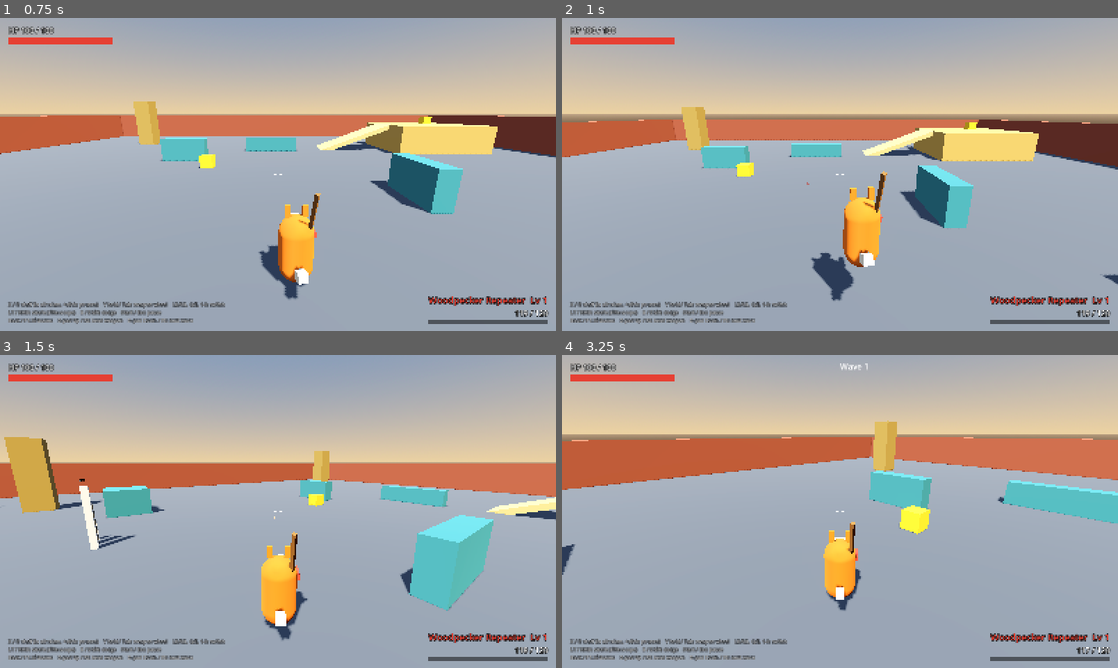
Above: before the commit, frames 1-4 (two rows, left to right).
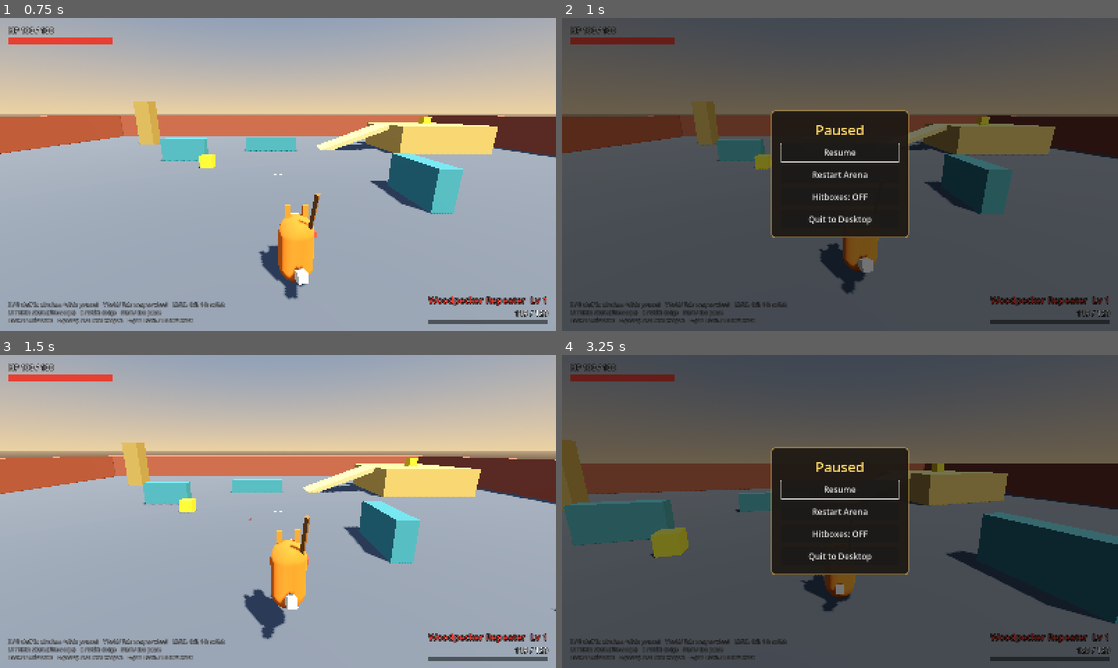
Above: after the commit, the same moments.

Repository: ArcticGizmo/project-fox
Game: Godot game, scene res://scenes/main.tscn
Two runs of this game, one before a commit and one after it. Both use one fixed random seed, a clock stepped at 60 frames per second and the inputs below.
Inputs (mouse positions are in pixels of both pictures, inside the frame that each line leads up to):
- Up to frame 1 (0.75 s): tap Enter (ui_accept) at 0.5, 0.6 s; move the mouse to (400, 158) at 0.52 s; hold D (move_right) from 0.53 s (still down); click (400, 158) at 0.67 s
- Up to frame 2 (1 s): keep holding D (move_right); tap Space (jump) at 0.77 s; tap P at 0.8 s
- Up to frame 3 (1.5 s): release D (move_right) at 1.25 s; click (278, 489) at 1.25 s, where only the run after the commit has a clickable "Resume"
- Up to frame 4 (3.25 s): move the mouse to (812, 511) at 2.02 s; hold W (move_forward) from 2.03 s (still down); tap P at 2.1, 3.05 s; click (812, 511) at 2.17 s; tap Space (jump) at 2.27 s; tap Enter (ui_accept) at 2.3 s; move the mouse to (851, 505) at 2.77 s; tap Shift (dodge) at 2.85 s; click (851, 505) at 2.92 s

Frame 1 is identical in both runs. In frame 2, 100% of the frame differs, in the area x 0-100%, y 0-100%; in frame 3, 22%; in frame 4, 100%.

Commit message:
Add a pause menu with restart
Start (controller), Esc or P: pauses the scene tree, dims the game and
frees the mouse. Buttons: Resume, Restart Arena, Hitboxes ON/OFF, Quit to
Desktop. Resume has focus on open so A resumes immediately; B / Esc also
closes it. Restart reloads the arena with normal time and no pause.

Esc now pauses instead of only releasing the mouse (pausing releases it,
resuming restores it). UI navigation gains left stick, D-pad, A and B
bindings on top of Godot's defaults so menus work on a controller.

test.ps1 retries the headless editor scan up to three times; one scan
does not always register a new class_name before exiting.

Co-Authored-By: Claude Opus 5.5 <noreply@anthropic.com>

Diff:
--- a/scripts/autoload/input_setup.gd
+++ b/scripts/autoload/input_setup.gd
@@ -31,12 +31,14 @@
 	_add_button(&"weapon_wheel", [JOY_BUTTON_Y], [KEY_TAB])
 	for i: int in 8:
 		_add_button(StringName("weapon_slot_%d" % (i + 1)), [], [KEY_1 + i])
-	_add_button(&"release_mouse", [], [KEY_ESCAPE])
+	_add_button(&"pause", [JOY_BUTTON_START], [KEY_ESCAPE, KEY_P])
 
 	# Debug.
 	_add_button(&"debug_toggle_boxes", [JOY_BUTTON_BACK], [KEY_F1])
 	_add_button(&"debug_give_xp", [JOY_BUTTON_DPAD_UP], [KEY_F2])
 	_add_button(&"debug_next_wave", [JOY_BUTTON_DPAD_DOWN], [KEY_F3])
+
+	_extend_ui_navigation()
 
 
 func _add_axis(action: StringName, axis: JoyAxis, direction: float, keys: Array[int] = [], mouse_buttons: Array[int] = [], deadzone: float = STICK_DEADZONE) -> void:
@@ -74,3 +76,33 @@
 	else:
 		InputMap.add_action(action, deadzone)
 	InputMap.action_set_deadzone(action, deadzone)
+
+
+## Make sure menus work with a controller: D-pad and left stick to move,
+## A to accept, B to go back. Adds to Godot's defaults rather than replacing.
+func _extend_ui_navigation() -> void:
+	_ensure_joy_axis(&"ui_up", JOY_AXIS_LEFT_Y, -1.0)
+	_ensure_joy_axis(&"ui_down", JOY_AXIS_LEFT_Y, 1.0)
+	_ensure_joy_axis(&"ui_left", JOY_AXIS_LEFT_X, -1.0)
+	_ensure_joy_axis(&"ui_right", JOY_AXIS_LEFT_X, 1.0)
+	_ensure_joy_button(&"ui_up", JOY_BUTTON_DPAD_UP)
+	_ensure_joy_button(&"ui_down", JOY_BUTTON_DPAD_DOWN)
+	_ensure_joy_button(&"ui_left", JOY_BUTTON_DPAD_LEFT)
+	_ensure_joy_button(&"ui_right", JOY_BUTTON_DPAD_RIGHT)
+	_ensure_joy_button(&"ui_accept", JOY_BUTTON_A)
+	_ensure_joy_button(&"ui_cancel", JOY_BUTTON_B)
+
+
+func _ensure_joy_axis(action: StringName, axis: JoyAxis, direction: float) -> void:
+	var ev := InputEventJoypadMotion.new()
+	ev.axis = axis
+	ev.axis_value = direction
+	if not InputMap.action_has_event(action, ev):
+		InputMap.action_add_event(action, ev)
+
+
+func _ensure_joy_button(action: StringName, button: JoyButton) -> void:
+	var ev := InputEventJoypadButton.new()
+	ev.button_index = button
+	if not InputMap.action_has_event(action, ev):
+		InputMap.action_add_event(action, ev)
--- a/scripts/player/player.gd
+++ b/scripts/player/player.gd
@@ -200,8 +200,6 @@
 		device.add_mouse_motion((event as InputEventMouseMotion).relative)
 	elif event is InputEventMouseButton and (event as InputEventMouseButton).pressed and Input.mouse_mode != Input.MOUSE_MODE_CAPTURED:
 		Input.mouse_mode = Input.MOUSE_MODE_CAPTURED
-	elif event.is_action_pressed(&"release_mouse"):
-		Input.mouse_mode = Input.MOUSE_MODE_VISIBLE
 
 
 func _physics_process(delta: float) -> void:
--- /dev/null
+++ b/scripts/ui/pause_menu.gd
@@ -0,0 +1,115 @@
+class_name PauseMenu
+extends CanvasLayer
+## Pause menu (Start / Esc / P). Pauses the scene tree and frees the mouse.
+## Navigable with D-pad/left stick + A/B, keyboard, or mouse.
+## Restart is a signal so the owning scene decides how to reset.
+
+signal restart_requested
+
+var is_open: bool = false
+
+var _resume: Button
+var _boxes: Button
+var _restart: Button
+var _quit: Button
+var _mouse_mode_before: Input.MouseMode = Input.MOUSE_MODE_VISIBLE
+
+
+func _ready() -> void:
+	process_mode = Node.PROCESS_MODE_ALWAYS
+	layer = 20
+	visible = false
+
+	var dim := ColorRect.new()
+	dim.color = Color(0, 0, 0, 0.55)
+	dim.set_anchors_and_offsets_preset(Control.PRESET_FULL_RECT)
+	add_child(dim)
+
+	var center := CenterContainer.new()
+	center.set_anchors_and_offsets_preset(Control.PRESET_FULL_RECT)
+	add_child(center)
+	var panel := PanelContainer.new()
+	var style := StyleBoxFlat.new()
+	style.bg_color = Color(0.12, 0.1, 0.08, 0.95)
+	style.border_color = Color(0.75, 0.6, 0.3)
+	style.set_border_width_all(3)
+	style.set_corner_radius_all(10)
+	style.set_content_margin_all(28)
+	panel.add_theme_stylebox_override(&"panel", style)
+	center.add_child(panel)
+	var box := VBoxContainer.new()
+	box.add_theme_constant_override(&"separation", 12)
+	panel.add_child(box)
+
+	var title := Label.new()
+	title.text = "Paused"
+	title.horizontal_alignment = HORIZONTAL_ALIGNMENT_CENTER
+	title.add_theme_font_size_override(&"font_size", 40)
+	title.add_theme_color_override(&"font_color", Color(1, 0.85, 0.4))
+	box.add_child(title)
+
+	_resume = _button(box, "Resume", close)
+	_restart = _button(box, "Restart Arena", _on_restart)
+	_boxes = _button(box, "", _on_toggle_boxes)
+	_quit = _button(box, "Quit to Desktop", func() -> void: get_tree().quit())
+	DebugSettings.show_boxes_changed.connect(func(_on: bool) -> void: _refresh())
+	_refresh()
+
+
+func _unhandled_input(event: InputEvent) -> void:
+	if event.is_action_pressed(&"pause"):
+		toggle()
+		get_viewport().set_input_as_handled()
+	elif is_open and event.is_action_pressed(&"ui_cancel"):
+		close()
+		get_viewport().set_input_as_handled()
+
+
+func toggle() -> void:
+	if is_open:
+		close()
+	else:
+		open()
+
+
+func open() -> void:
+	if is_open:
+		return
+	is_open = true
+	visible = true
+	get_tree().paused = true
+	_mouse_mode_before = Input.mouse_mode
+	Input.mouse_mode = Input.MOUSE_MODE_VISIBLE
+	_resume.grab_focus()
+
+
+func close() -> void:
+	if not is_open:
+		return
+	is_open = false
+	visible = false
+	get_tree().paused = false
+	Input.mouse_mode = _mouse_mode_before
+
+
+func _on_restart() -> void:
+	close()
+	restart_requested.emit()
+
+
+func _on_toggle_boxes() -> void:
+	DebugSettings.show_boxes = not DebugSettings.show_boxes
+
+
+func _refresh() -> void:
+	_boxes.text = "Hitboxes: %s" % ("ON" if DebugSettings.show_boxes else "OFF")
+
+
+func _button(parent: Control, text: String, action: Callable) -> Button:
+	var b := Button.new()
+	b.text = text
+	b.custom_minimum_size = Vector2(340, 52)
+	b.add_theme_font_size_override(&"font_size", 24)
+	b.pressed.connect(action)
+	parent.add_child(b)
+	return b
--- a/scripts/world/arena.gd
+++ b/scripts/world/arena.gd
@@ -6,6 +6,7 @@
 
 var player: Player
 var hud: Hud
+var pause_menu: PauseMenu
 
 @onready var wave_manager: WaveManager = $WaveManager
 @onready var player_spawn: Marker3D = $PlayerSpawn
@@ -22,6 +23,9 @@
 	hud = Hud.new()
 	add_child(hud)
 	hud.bind(player, wave_manager)
+	pause_menu = PauseMenu.new()
+	add_child(pause_menu)
+	pause_menu.restart_requested.connect(restart)
 	if wave_manager.autostart:
 		wave_manager.start()
 
@@ -31,6 +35,13 @@
 		wave_manager.spawn_next_wave()
 	elif event.is_action_pressed(&"debug_give_xp"):
 		player.debug_level_current_weapon()
+
+
+## Fresh arena: new waves, full health and ammo, weapon levels reset.
+func restart() -> void:
+	get_tree().paused = false
+	GameFeel.reset()
+	get_tree().reload_current_scene()
 
 
 func _build_environment() -> void:
--- /dev/null
+++ b/tests/unit/test_pause.gd
@@ -0,0 +1,72 @@
+extends TestCase
+## Pause menu: pausing freezes gameplay, resume restores it, buttons work.
+
+var menu: PauseMenu
+var player: Player
+var pad: ScriptedInputProvider
+
+
+func before_each() -> void:
+	add_floor()
+	pad = ScriptedInputProvider.new()
+	player = Player.new()
+	player.input_provider = pad
+	player.position = Vector3(0, 0.05, 0)
+	add_child(player)
+	menu = PauseMenu.new()
+	add_child(menu)
+	await wait_frames(5)
+
+
+func _press_pause() -> void:
+	var ev := InputEventAction.new()
+	ev.action = &"pause"
+	ev.pressed = true
+	Input.parse_input_event(ev)
+	await get_tree().process_frame
+	await get_tree().process_frame
+	var up := InputEventAction.new()
+	up.action = &"pause"
+	up.pressed = false
+	Input.parse_input_event(up)
+	await get_tree().process_frame
+
+
+func test_pause_action_freezes_gameplay_and_resumes() -> void:
+	await _press_pause()
+	assert_true(menu.is_open and menu.visible, "menu open")
+	assert_true(get_tree().paused, "tree paused")
+	var before := player.global_position
+	pad.next.move = Vector2(0, -1)
+	await wait_frames(20)
+	assert_true(player.global_position.distance_to(before) < 0.001, "player frozen while paused")
+	await _press_pause()
+	assert_false(menu.is_open or get_tree().paused, "resumed")
+	await wait_frames(20)
+	assert_true(player.global_position.distance_to(before) > 0.5, "player moves again")
+
+
+func test_resume_button_has_focus_for_controller() -> void:
+	menu.open()
+	await get_tree().process_frame
+	var focused := get_viewport().gui_get_focus_owner() as Button
+	assert_true(focused != null and focused.text == "Resume", "Resume focused so A resumes immediately")
+	menu.close()
+
+
+func test_restart_emits_and_unpauses() -> void:
+	var restarts: Array[int] = [0]
+	menu.restart_requested.connect(func() -> void: restarts[0] += 1)
+	menu.open()
+	menu.call(&"_on_restart")
+	assert_eq(restarts[0], 1, "restart requested")
+	assert_false(get_tree().paused, "unpaused before the scene reloads")
+
+
+func test_hitbox_toggle_button() -> void:
+	menu.open()
+	menu.call(&"_on_toggle_boxes")
+	assert_true(DebugSettings.show_boxes, "toggled on from the menu")
+	menu.call(&"_on_toggle_boxes")
+	assert_false(DebugSettings.show_boxes, "and off")
+	menu.close()
--- a/tools/screenshot.gd
+++ b/tools/screenshot.gd
@@ -35,6 +35,12 @@
 	await get_tree().create_timer(0.1, true, false, true).timeout
 	Input.action_release(&"weapon_wheel")
 	await get_tree().create_timer(0.3).timeout
+	var menu := arena.get("pause_menu") as PauseMenu
+	menu.open()
+	await get_tree().create_timer(0.2).timeout
+	await _capture("pause.png")
+	menu.close()
+	Input.mouse_mode = Input.MOUSE_MODE_VISIBLE
 	if "--weapons" in OS.get_cmdline_user_args():
 		await _capture_each_weapon(arena.get("player") as Player)
 	DebugSettings.show_boxes = true
Not shown, added: scripts/ui/pause_menu.gd.uid
Not shown, added: tests/unit/test_pause.gd.uid
Not shown, changed: tools/test.ps1
